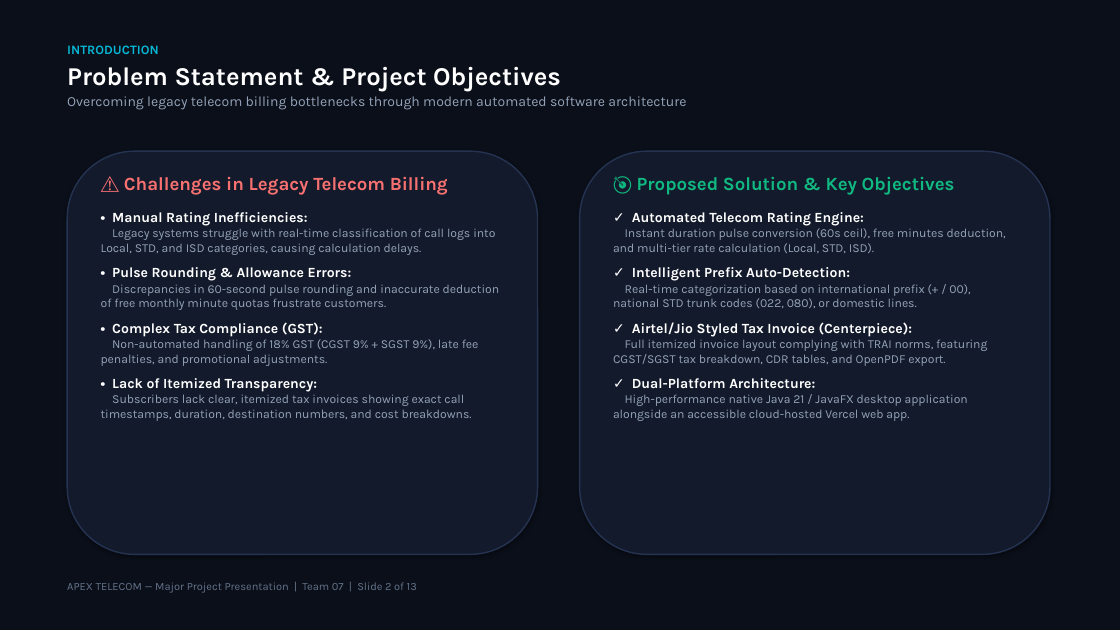
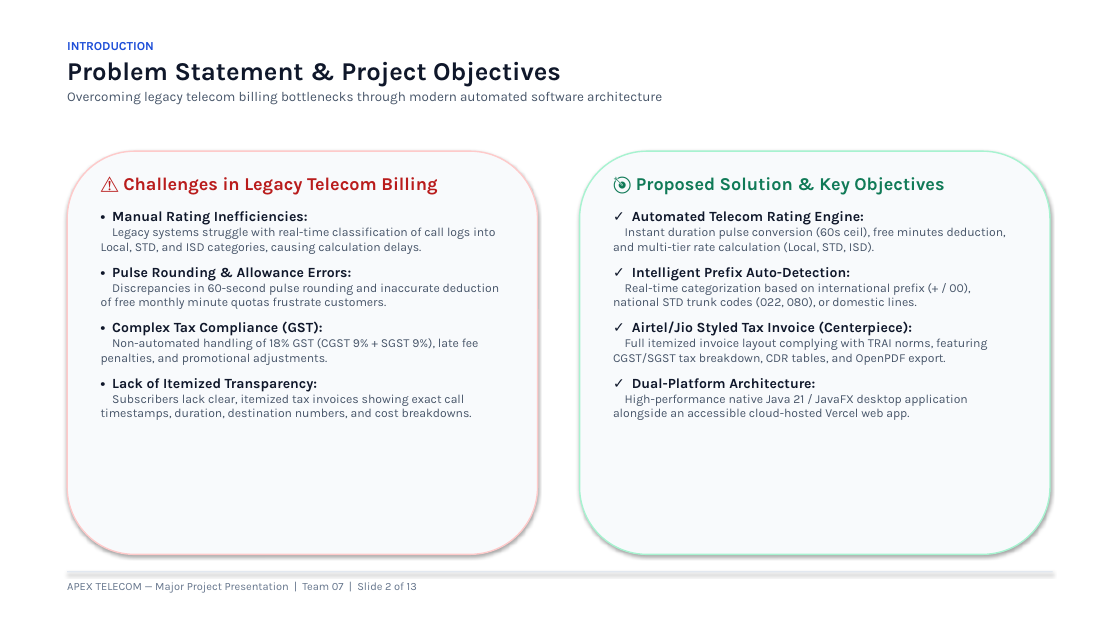
Before and after one commit to ashlesh0805/TelephoneBillManagementSystem, a slide deck: slide 2 of Telephone_Bill_Management_System_Team07.pptx. Drawn at 1120x630 pixels with LibreOffice and Linux fonts; fonts in the diff are those of the drawing. Boxes give left, top, right and bottom in pixels: in the first picture for what was removed or moved away, otherwise in the second. Text is boxed around its words. In the diff, an @@ line names an element or a change of style, - is before the commit and + after.

Commit message:
docs: style presentation deck with clean white theme and decent professional colors

```diff
--- a/Telephone_Bill_Management_System_Team07.pptx
+++ b/Telephone_Bill_Management_System_Team07.pptx
@@ rectangle at (x1=0, y1=0, x2=1120, y2=630): fill #0B0F19 to #FFFFFF @@
@@ text "INTRODUCTION" at (x1=67, y1=42, x2=662, y2=105): size 11 to 10.5 pt, text colour #06B6D4 to #1D4ED8 in "INTRODUCTION"; text colour #FFFFFF to #0F172A in "Problem Statement & Project Objectives"; size 12 to 11.5 pt, text colour #94A3B8 to #475569 in "Overcoming legacy telecom billing bottlenecks through modern ..." @@
@@ rounded rectangle at (x1=67, y1=151, x2=538, y2=555): fill #131A2B to #F8FAFC; outline #253352 1.2 pt to #FECACA 1.2 pt @@
@@ text "⚠️ Challenges in Legacy Telecom ..." at (x1=101, y1=177, x2=500, y2=420): size 16 to 15.5 pt, text colour #F87171 to #B91C1C in "⚠️ Challenges in Legacy Telecom Billing"; text colour #FFFFFF to #0F172A in "• Manual Rating Inefficiencies:", "• Pulse Rounding & Allowance Errors:", "• Complex Tax Compliance (GST):", "• Lack of Itemized Transparency:"; text colour #94A3B8 to #475569 in "Legacy systems struggle with real-time classification of ...", "Discrepancies in 60-second pulse rounding and inaccurate ...", "Non-automated handling of 18% GST (CGST 9% ...", "Subscribers lack clear, itemized tax invoices showing ..." @@
@@ rounded rectangle at (x1=580, y1=151, x2=1050, y2=555): fill #131A2B to #F8FAFC; outline #253352 1.2 pt to #A7F3D0 1.2 pt @@
@@ text "🎯 Proposed Solution & Key ..." at (x1=613, y1=177, x2=1006, y2=420): size 16 to 15.5 pt, text colour #10B981 to #107A57 in "🎯 Proposed Solution & Key Objectives"; text colour #FFFFFF to #0F172A in "✓ Automated Telecom Rating Engine:", "✓ Intelligent Prefix Auto-Detection:", "✓ Airtel/Jio Styled Tax Invoice (Centerpiece):", "✓ Dual-Platform Architecture:"; text colour #94A3B8 to #475569 in "Instant duration pulse conversion (60s ceil), free ...", "Real-time categorization based on international prefix (+ ...", "Full itemized invoice layout complying with TRAI ...", "High-performance native Java 21 / JavaFX desktop ..." @@
@@ rectangle added at (x1=67, y1=571, x2=1053, y2=572), fill #E2E8F0 @@
```
Also in this commit, not shown: 12 other slides changed, 3 other files.
